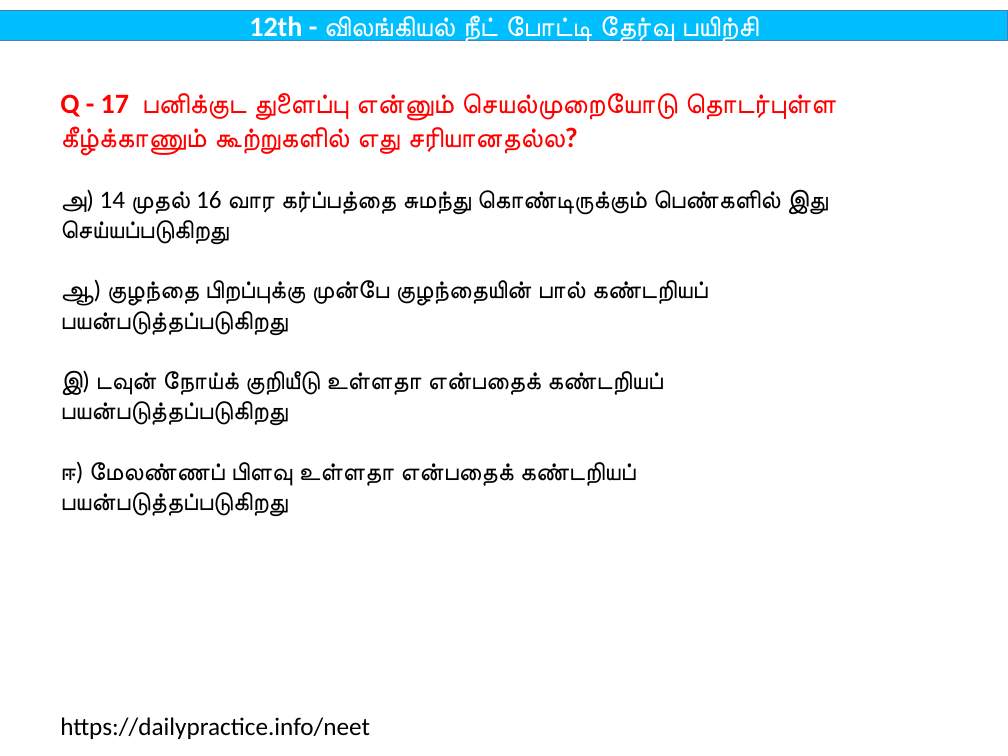
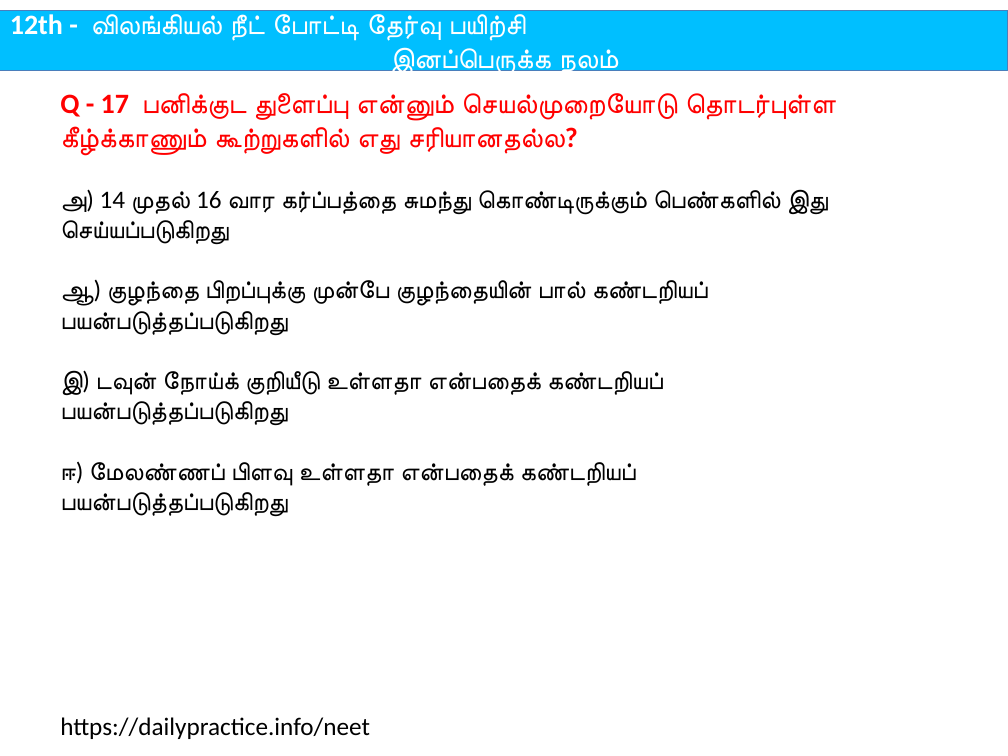
Before and after one commit to tvmani/tvmani.github.io, a slide deck: slide 35 of tamil_biology/12th_Bio_Zoology_Tamil.pptx (slide 32 before the commit). Drawn at 1008x756 pixels with LibreOffice and Linux fonts; fonts in the diff are those of the drawing. Boxes give left, top, right and bottom in pixels: in the first picture for what was removed or moved away, otherwise in the second. Text is boxed around its words. In the diff, an @@ line names an element or a change of style, - is before the commit and + after.

```diff
--- a/tamil_biology/12th_Bio_Zoology_Tamil.pptx
+++ b/tamil_biology/12th_Bio_Zoology_Tamil.pptx
@@ rectangle "12th - விலங்கியல் நீட் போட்டி ..." resized from (x1=0, y1=10, x2=1008, y2=40) to (x1=0, y1=10, x2=1008, y2=71) @@
@@ text in rectangle at (x1=10, y1=14, x2=615, y2=76): text changed @@
-12th - விலங்கியல் நீட் போட்டி தேர்வு பயிற்சி
+12th - விலங்கியல் நீட் போட்டி தேர்வு பயிற்சி
+இனப்பெருக்க நலம்
```
Also in this commit, not shown: 218 other slides changed, 12 slides added, 4 other files.
